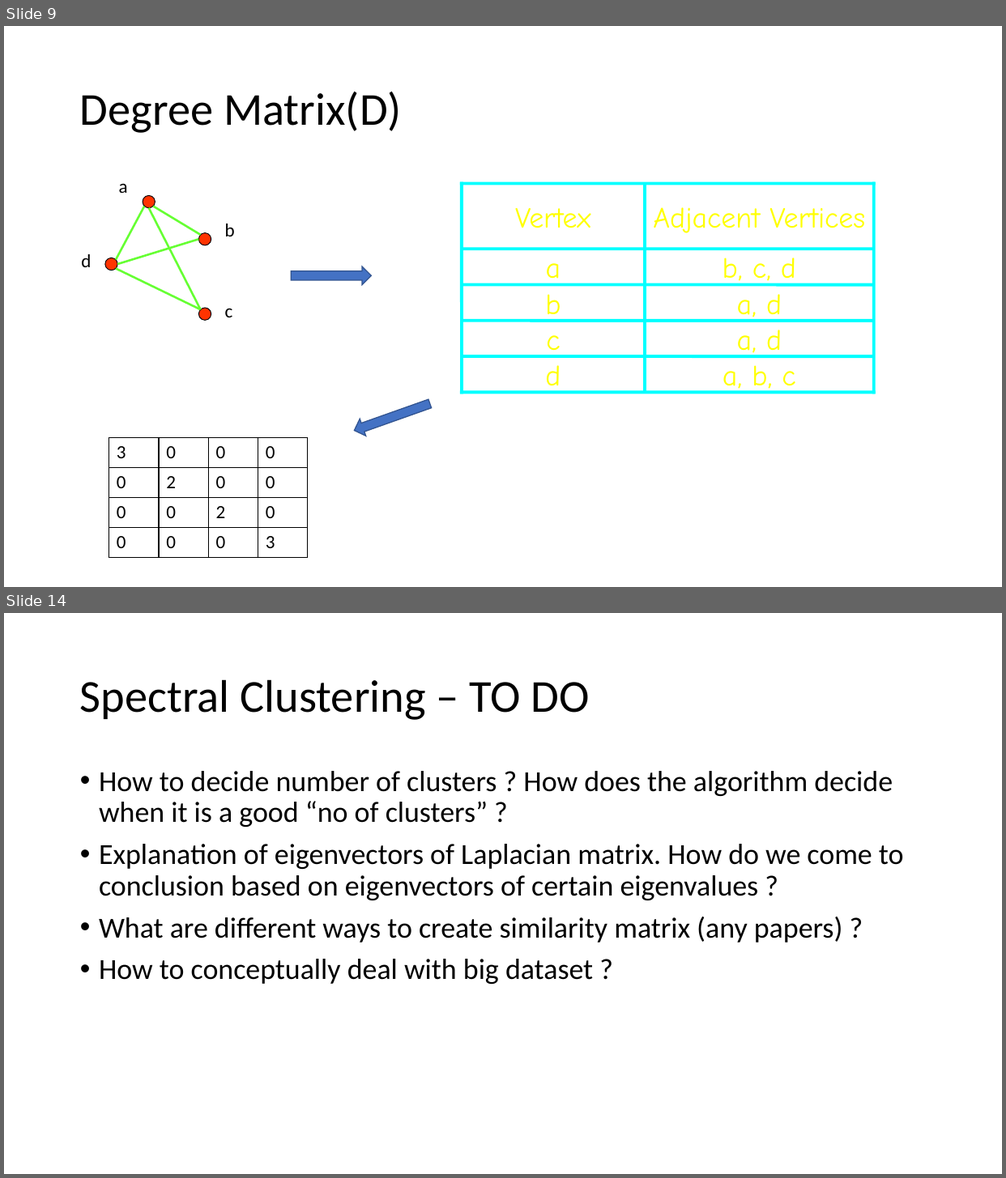
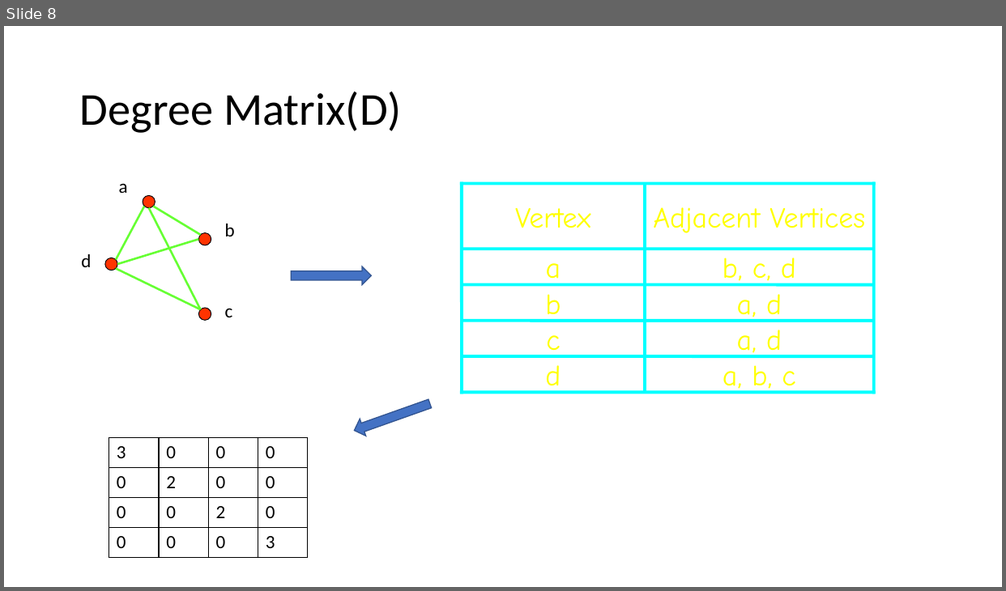
Before and after one commit to Kanchanfisky/SpectralClustering, a slide deck: Spectral Clustering.pptx. Shown one above the other, each under a label of ours: slides 9 and 14 before the commit, slide 8 after it; the slides between them are not shown. The pictures are 1006x1178 and 1006x591 pixels, drawn with LibreOffice and Linux fonts; fonts in the diff are those of the drawing. Boxes give left, top, right and bottom in pixels: in the first picture for what was removed or moved away, otherwise in the second. Text is boxed around its words. In the diff, an @@ line names an element or a change of style, - is before the commit and + after.

```diff
--- a/Spectral Clustering.pptx
+++ b/Spectral Clustering.pptx
@@ slide 14 removed at (4, 613, 1002, 1174), background #FFFFFF @@
@@ title removed at (80, 679, 590, 720) @@
-Spectral Clustering – TO DO
@@ text removed at (99, 771, 904, 984) @@
-• How to decide number of clusters ? How does the algorithm decide when it is a good “no of clusters” ?
-• Explanation of eigenvectors of Laplacian matrix. How do we come to conclusion based on eigenvectors of certain eigenvalues ?
-• What are different ways to create similarity matrix (any papers) ?
-• How to conceptually deal with big dataset ?
@@ what was slide 9 is now slide 8 @@
```
Also in this commit, not shown: 11 slides changed, 6 slides added, 15 other slides removed, 1 other file.
